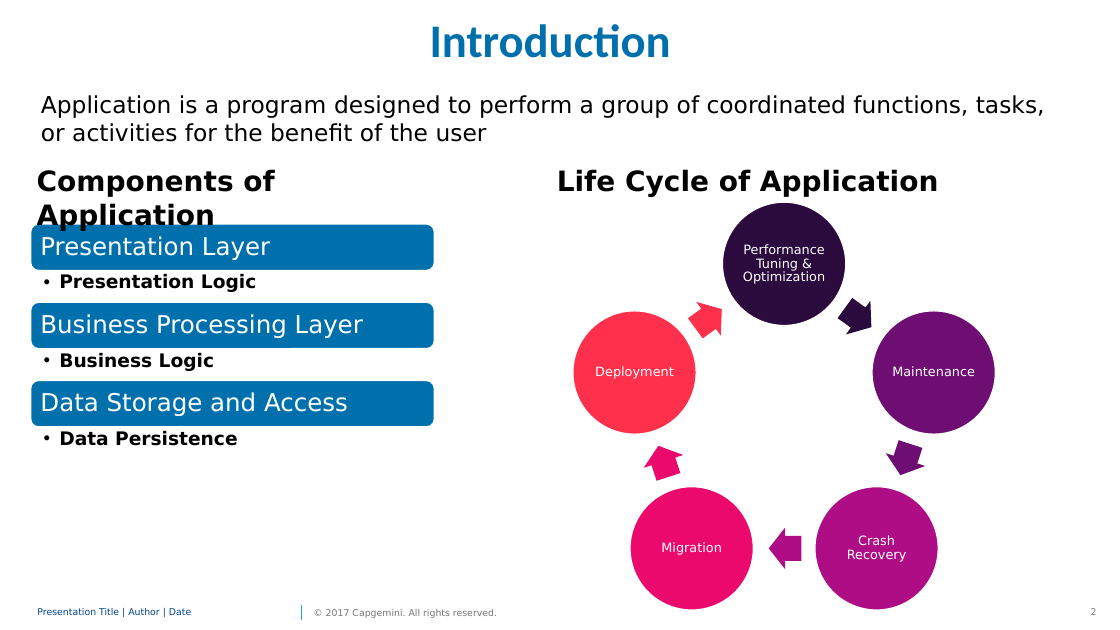
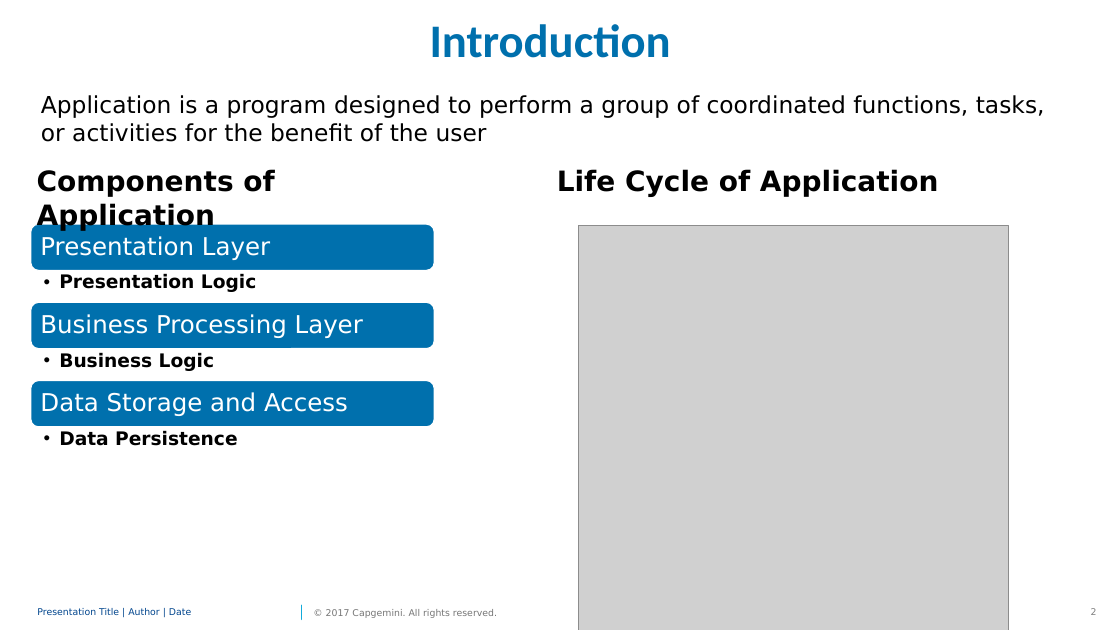
Before and after one commit to PriyalPotnis/m1, a slide deck: slide 2 of Application.pptx. Drawn at 1120x630 pixels with LibreOffice and Linux fonts; fonts in the diff are those of the drawing; grey boxes stand for pictures; background and template pictures are left out. Boxes give left, top, right and bottom in pixels: in the first picture for what was removed or moved away, otherwise in the second. Text is boxed around its words. In the diff, an @@ line names an element or a change of style, - is before the commit and + after.

```diff
--- a/Application.pptx
+++ b/Application.pptx
@@ picture added at (579, 226, 1008, 630) @@
@@ group removed at (573, 202, 996, 610): 5 ellipses, 5 texts, 5 right arrows @@
-Performance Tuning & Optimization
-Maintenance
-Crash Recovery
-Migration
-Deployment
```
Also in this commit, not shown: 1 slide added, 1 slide removed.
